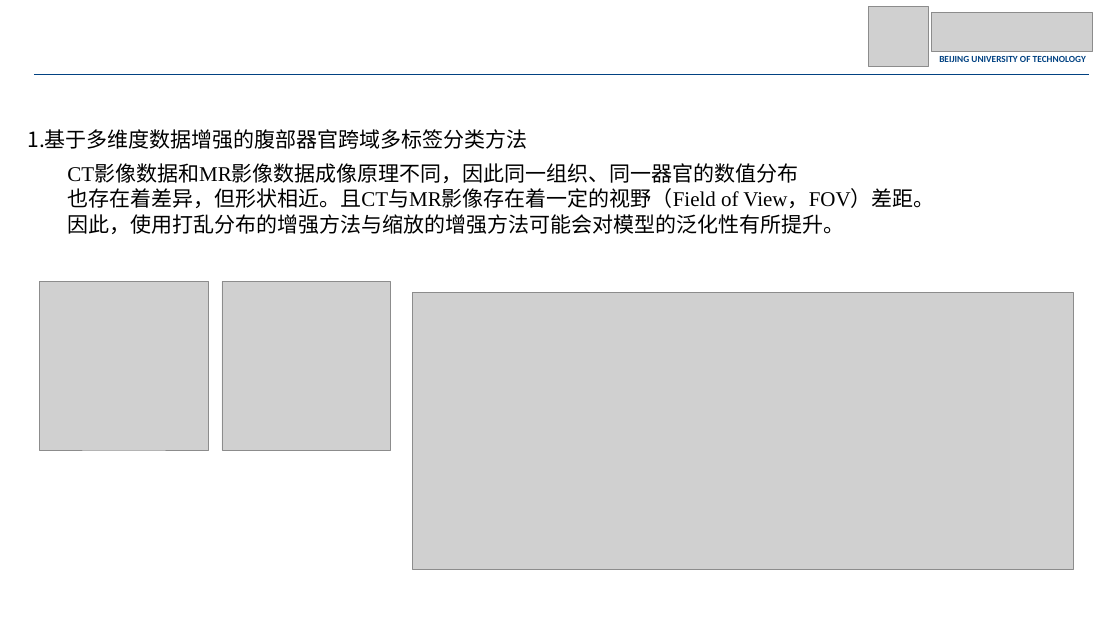
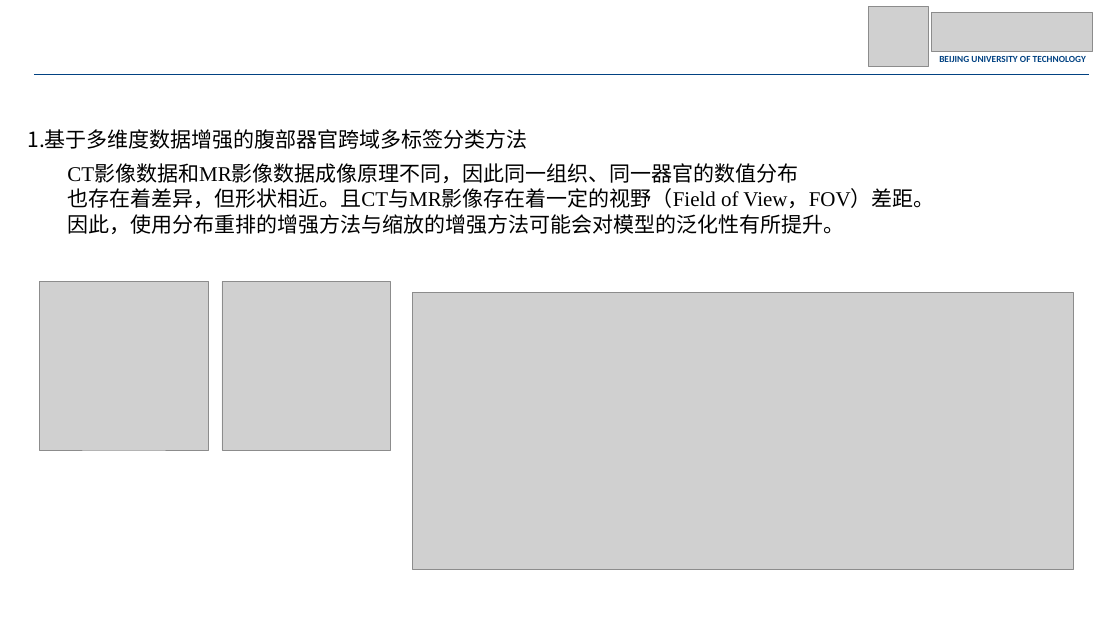
Before and after one commit to JohnnyM1ng/dissertation-proposal, a slide deck: slide 15 of 开题/开题_1210.pptx. Drawn at 1120x630 pixels with LibreOffice and Linux fonts; fonts in the diff are those of the drawing; grey boxes stand for pictures. Boxes give left, top, right and bottom in pixels: in the first picture for what was removed or moved away, otherwise in the second. Text is boxed around its words. In the diff, an @@ line names an element or a change of style, - is before the commit and + after.

```diff
--- a/开题/开题_1210.pptx
+++ b/开题/开题_1210.pptx
@@ text at box(67, 214, 844, 234): text changed @@
-因此，使用打乱分布的增强方法与缩放的增强方法可能会对模型的泛化性有所提升。
+因此，使用分布重排的增强方法与缩放的增强方法可能会对模型的泛化性有所提升。
```
Also in this commit, not shown: 2 other slides changed, 2 other files.
